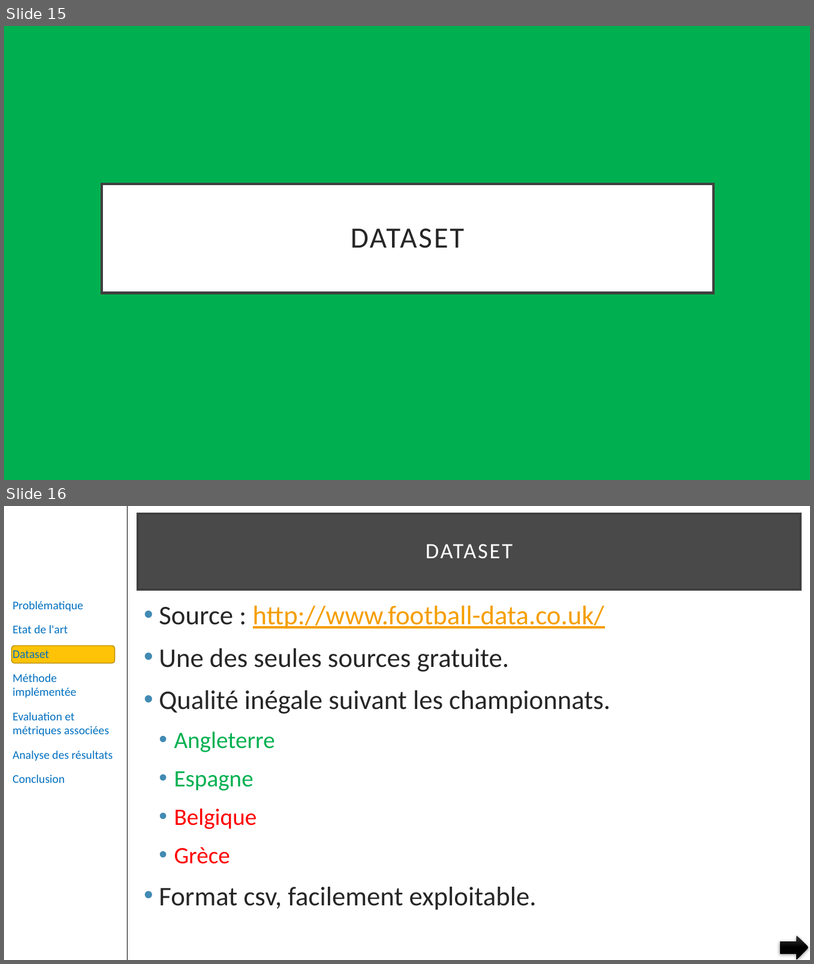
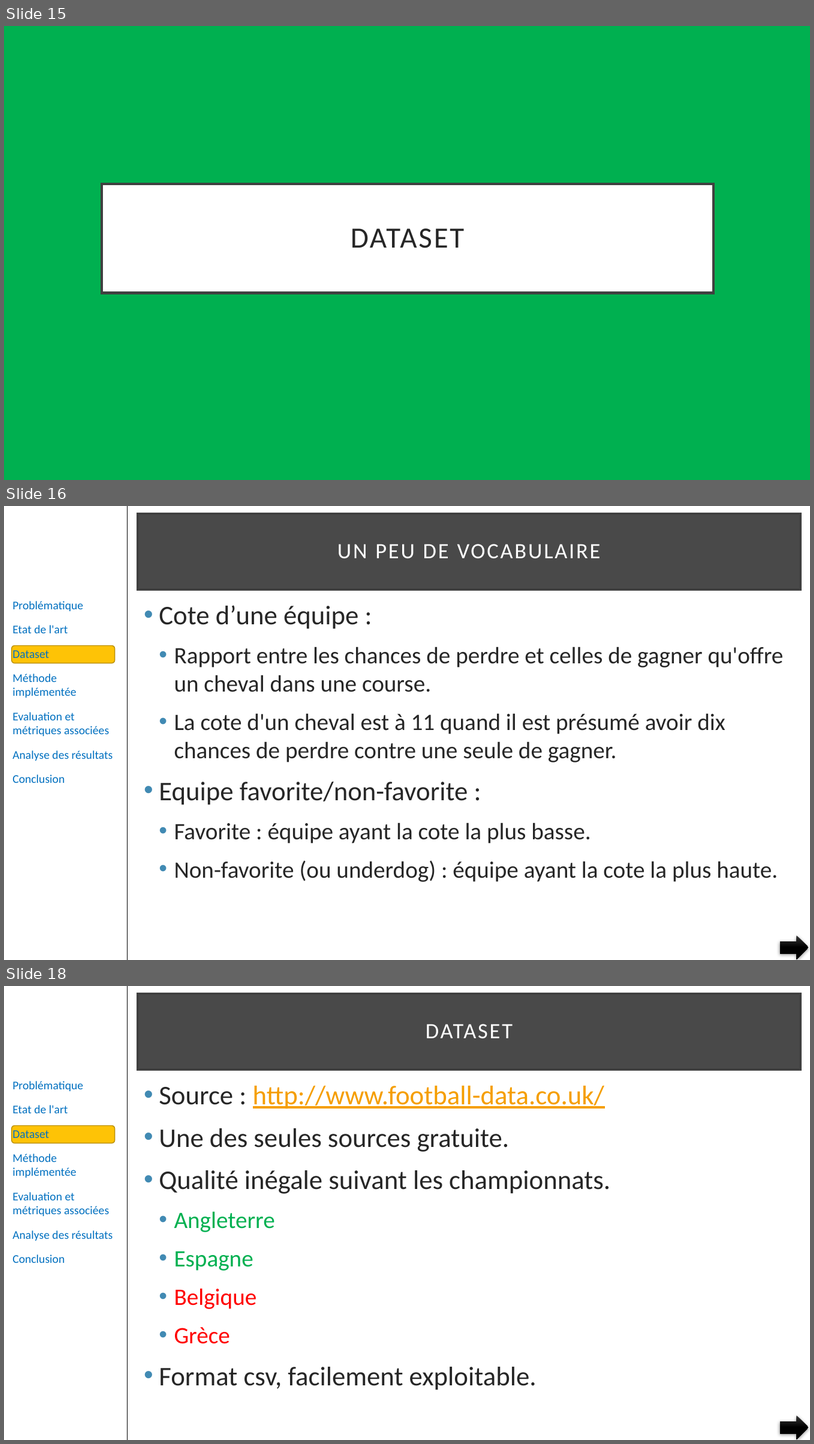
Before and after one commit to pfroide/python, a slide deck: Projet_8/p8.pptx. Shown one above the other, each under a label of ours: slides 15 and 16 before the commit, slides 15, 16 and 18 after it; the slides between them are not shown. The pictures are 814x964 and 814x1444 pixels, drawn with LibreOffice and Linux fonts; fonts in the diff are those of the drawing. Boxes give left, top, right and bottom in pixels: in the first picture for what was removed or moved away, otherwise in the second. Text is boxed around its words. In the diff, an @@ line names an element or a change of style, - is before the commit and + after.

```diff
--- a/Projet_8/p8.pptx
+++ b/Projet_8/p8.pptx
@@ slide 16 added at (x1=4, y1=506, x2=810, y2=960), background #FFFFFF; not listed: 3 template elements that a slide beside it also shows @@
@@ title added at (x1=138, y1=514, x2=801, y2=589), fill #0D0D0D at 75% opacity, outline #404040 2.5 pt, 26 pt, text #FFFFFF @@
+UN PEU DE VOCABULAIRE
@@ text added at (x1=159, y1=605, x2=784, y2=882), 28 pt, text #262626 @@
+• Cote d’une équipe :
+  • Rapport entre les chances de perdre et celles de gagner qu'offre un cheval dans une course.
+  • La cote d'un cheval est à 11 quand il est présumé avoir dix chances de perdre contre une seule de gagner.
+• Equipe favorite/non-favorite :
+  • Favorite : équipe ayant la cote la plus basse.
+  • Non-favorite (ou underdog) : équipe ayant la cote la plus haute.
@@ right arrow added at (x1=781, y1=936, x2=809, y2=959), fill gradient #393939 to #000000 @@
@@ what was slide 16 is now slide 18 @@
```
Also in this commit, not shown: 7 slides changed, 2 other slides added.
